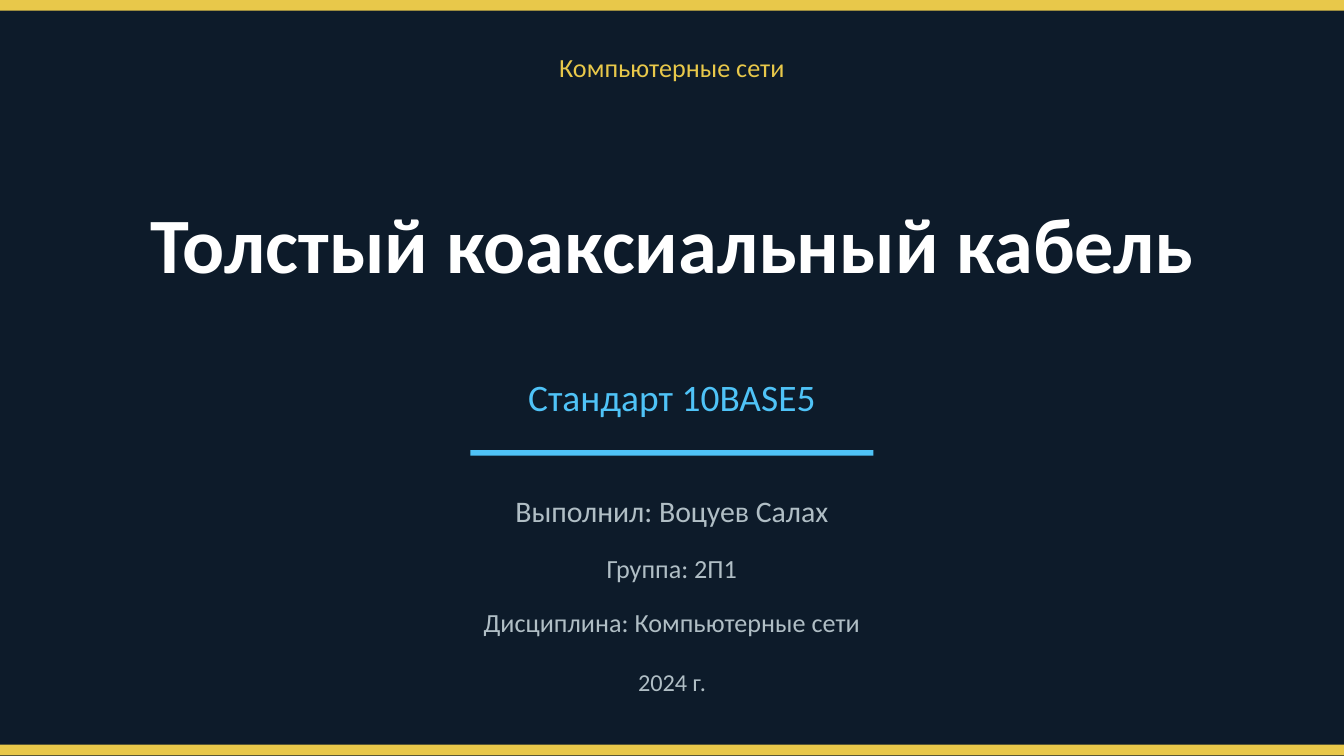
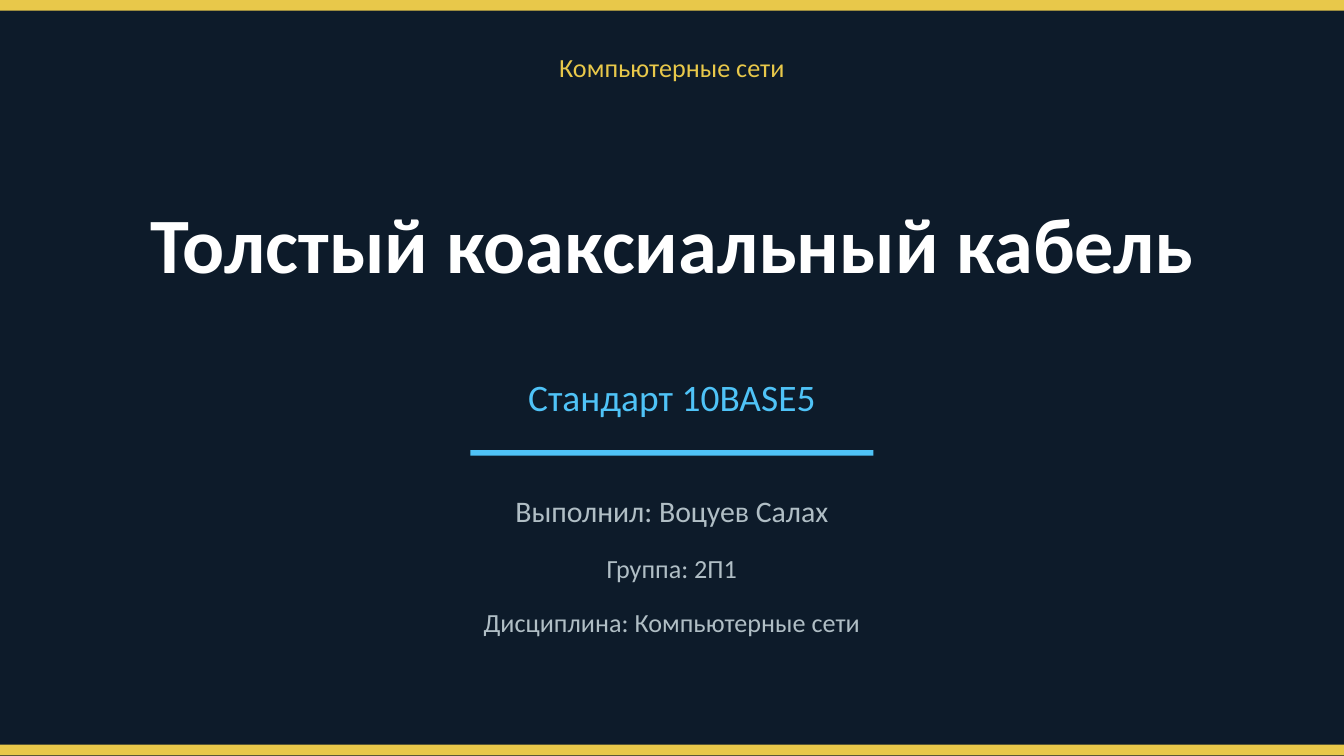
Before and after one commit to salahvocuev96-lang/di.style, a slide deck: slide 1 of coaxial_cable.pptx. Drawn at 1344x756 pixels with LibreOffice and Linux fonts; fonts in the diff are those of the drawing. Boxes give left, top, right and bottom in pixels: in the first picture for what was removed or moved away, otherwise in the second. Text is boxed around its words. In the diff, an @@ line names an element or a change of style, - is before the commit and + after.

```diff
--- a/coaxial_cable.pptx
+++ b/coaxial_cable.pptx
@@ text removed at (638, 675, 706, 691) @@
-2024 г.
```
